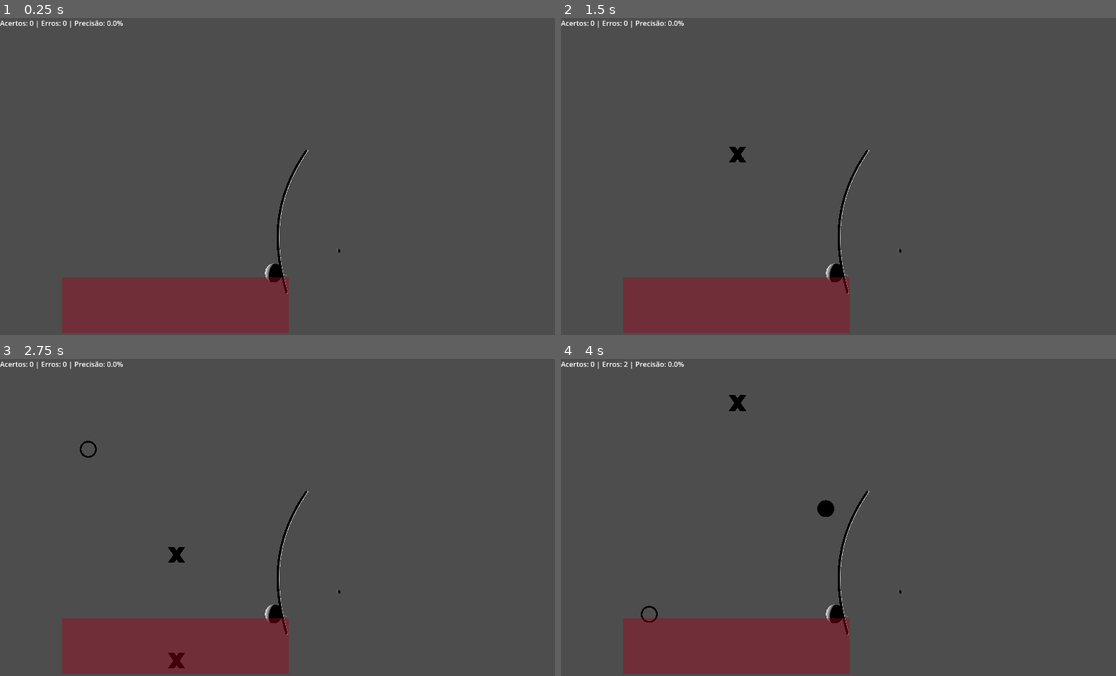
Above: before the commit, frames 1-4 (two rows, left to right).
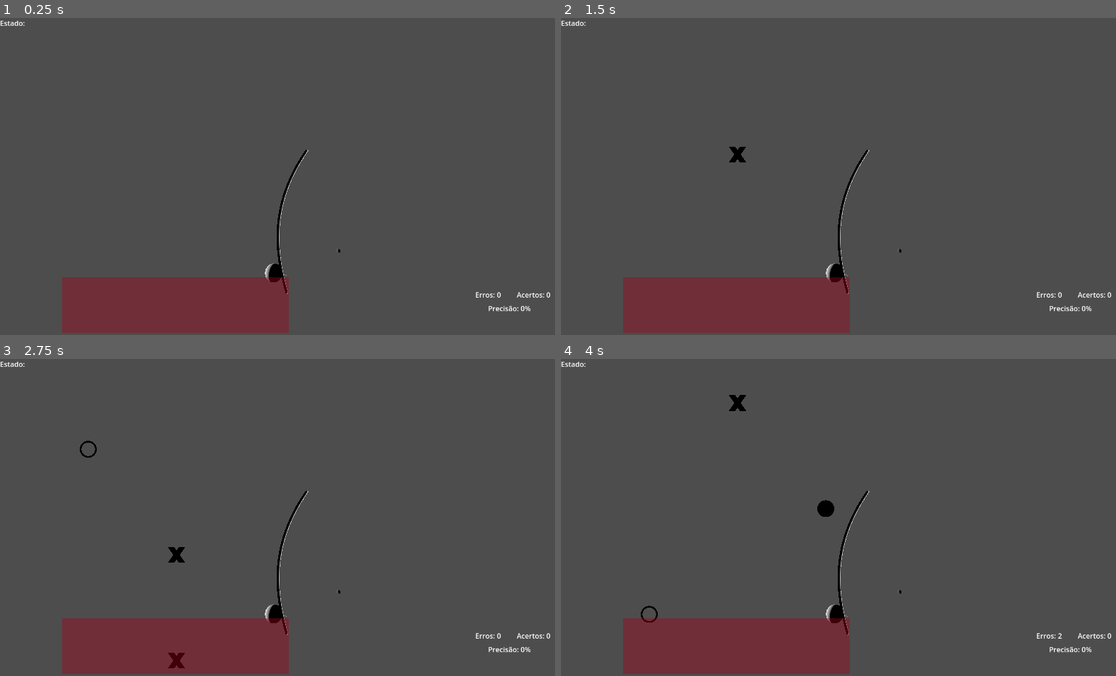
Above: after the commit, the same moments.

Repository: frsbrito/berimbau-3d
Game: Godot game, scene res://scenes/main.tscn
Two runs of this game, one before a commit and one after it. Both use one fixed random seed, a clock stepped at 60 frames per second and the inputs below.
Inputs:
- Up to frame 1 (0.25 s): no input
- Up to frame 2 (1.5 s): tap Enter at 0.5 s; hold 2 (dobrao_chiado) 0.53-1.28 s; tap 3 (dobrao_preso) at 1.35 s
- Up to frame 3 (2.75 s): tap Space (toque_baqueta) at 2, 2.1 s
- Up to frame 4 (4 s): tap 2 (dobrao_chiado) at 2.85 s; hold 3 (dobrao_preso) from 3.53 s (still down)

The runs differ from the first frame. In frame 1, 0.3% of the frame differs, in the area x 0-100%, y 0-93%; in frame 2, 0.3%; in frame 3, 0.3%; in frame 4, 0.3%.

Commit message:
Adicionar HUD e lógica de placar

Diff:
--- /dev/null
+++ b/scenes/hud.gd
@@ -0,0 +1,17 @@
+extends Control
+
+@onready var acertos_label = $AcertosLabel
+@onready var erros_label = $ErrosLabel
+@onready var porcentagem_label = $PorcentagemLabel
+
+func atualizar_hud(acertos, erros):
+	acertos_label.text = "Acertos: " + str(acertos)
+	erros_label.text = "Erros: " + str(erros)
+
+	var total_resolvido = acertos + erros
+	var porcentagem = 0
+
+	if total_resolvido > 0:
+		porcentagem = (float(acertos) / total_resolvido) * 100
+
+	porcentagem_label.text = "Precisão: " + ("%.f" % porcentagem) + "%"
--- /dev/null
+++ b/scenes/hud.tscn
@@ -0,0 +1,46 @@
+[gd_scene load_steps=2 format=3 uid="uid://cdc5vdt0pw1ve"]
+
+[ext_resource type="Script" uid="uid://bcddj8kr6536n" path="res://scenes/hud.gd" id="1_ahhtf"]
+
+[node name="HUD" type="Control"]
+layout_mode = 3
+anchors_preset = 0
+offset_right = 40.0
+offset_bottom = 40.0
+script = ExtResource("1_ahhtf")
+
+[node name="AcertosLabel" type="Label" parent="."]
+layout_mode = 1
+anchors_preset = 1
+anchor_left = 1.0
+anchor_right = 1.0
+offset_left = 1131.0
+offset_top = 617.0
+offset_right = 1208.0
+offset_bottom = 640.0
+grow_horizontal = 0
+text = "Acertos: 0"
+
+[node name="ErrosLabel" type="Label" parent="."]
+layout_mode = 1
+anchors_preset = 1
+anchor_left = 1.0
+anchor_right = 1.0
+offset_left = 1037.0
+offset_top = 617.0
+offset_right = 1096.0
+offset_bottom = 640.0
+grow_horizontal = 0
+text = "Erros: 0"
+
+[node name="PorcentagemLabel" type="Label" parent="."]
+layout_mode = 1
+anchors_preset = 1
+anchor_left = 1.0
+anchor_right = 1.0
+offset_left = 1066.0
+offset_top = 648.0
+offset_right = 1181.0
+offset_bottom = 671.0
+grow_horizontal = 0
+text = "Precisão: 100%"
--- a/scenes/main.gd
+++ b/scenes/main.gd
@@ -8,7 +8,8 @@
 
 # --- Referências de Nós (@onready) ---
 @onready var sound_player = $SoundPlayer
-@onready var debug_label = $CanvasLayer/DebugLabel
+#@onready var debug_label = $CanvasLayer/DebugLabel
+@onready var hud = $CanvasLayer/HUD
 @onready var pistas_container = $CanvasLayer/Pistas
 @onready var pista_solto = $CanvasLayer/Pistas/Pista_Solto
 @onready var pista_chiado = $CanvasLayer/Pistas/Pista_Chiado
@@ -32,11 +33,8 @@
 	elif Input.is_action_pressed("dobrao_chiado"):
 		estado_atual_id = 2
 
-	var porcentagem_acertos = 0.0
-	if total_notas_geradas > 0:
-		porcentagem_acertos = (float(total_acertos) / total_notas_geradas) * 100
-
-	debug_label.text = "Acertos: " + str(total_acertos) + " | Erros: " + str(total_erros) + " | Precisão: " + ("%.1f" % porcentagem_acertos) + "%"
+	# Chama atualização da interface para atualizar acertos e erros
+	hud.atualizar_hud(total_acertos, total_erros)
 
 	# Lógica do toque da baqueta
 	if Input.is_action_just_pressed("toque_baqueta"):
--- a/scenes/main.tscn
+++ b/scenes/main.tscn
@@ -1,7 +1,8 @@
-[gd_scene load_steps=4 format=3 uid="uid://ttefn00ejmbp"]
+[gd_scene load_steps=5 format=3 uid="uid://ttefn00ejmbp"]
 
 [ext_resource type="Script" uid="uid://nbg7ive7pwbf" path="res://scenes/main.gd" id="1_o5qli"]
 [ext_resource type="PackedScene" uid="uid://enqj04q6cvff" path="res://assets/models/BerimbauKit.glb" id="2_0wfyh"]
+[ext_resource type="PackedScene" uid="uid://cdc5vdt0pw1ve" path="res://scenes/hud.tscn" id="3_sugp2"]
 
 [sub_resource type="RectangleShape2D" id="RectangleShape2D_0wfyh"]
 size = Vector2(102.7, 25.2)
@@ -54,6 +55,8 @@
 offset_bottom = 715.0
 color = Color(0.65098, 0, 0.0901961, 0.392157)
 
+[node name="HUD" parent="CanvasLayer" instance=ExtResource("3_sugp2")]
+
 [node name="Timer" type="Timer" parent="."]
 wait_time = 0.8
 autostart = true
Not shown, added: scenes/hud.gd.uid
Not shown: 1 places in scenes/nota.tscn that only renumber resources
